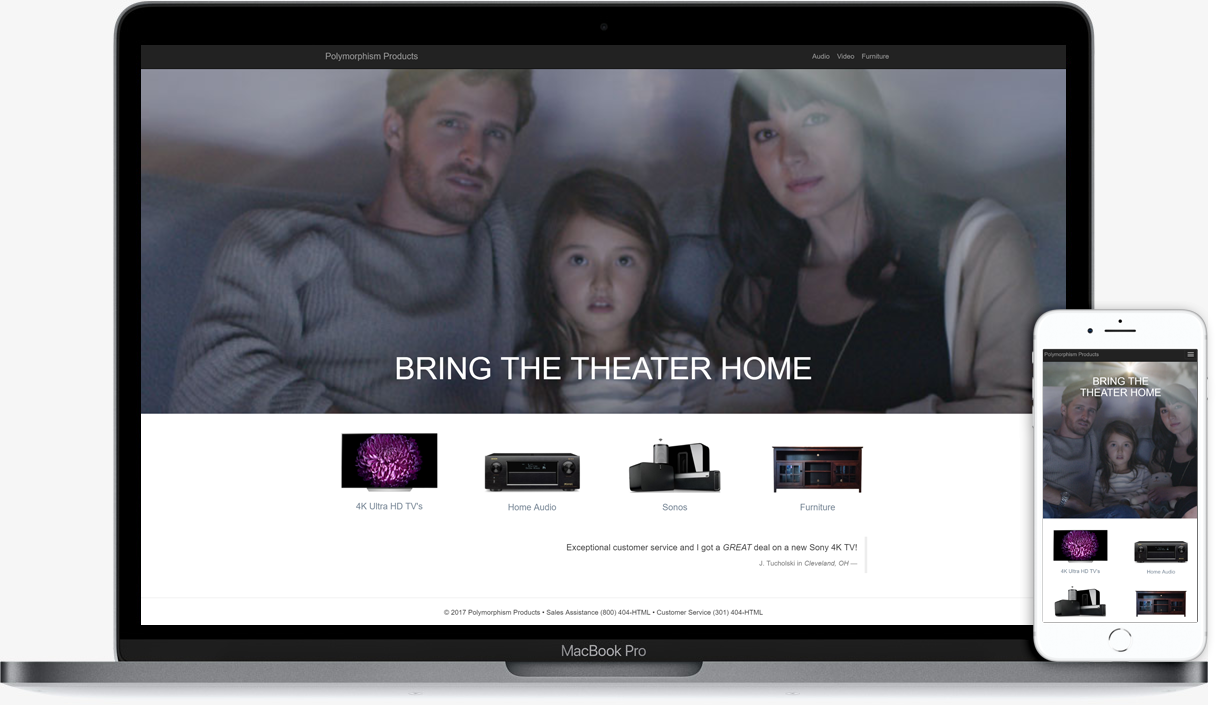
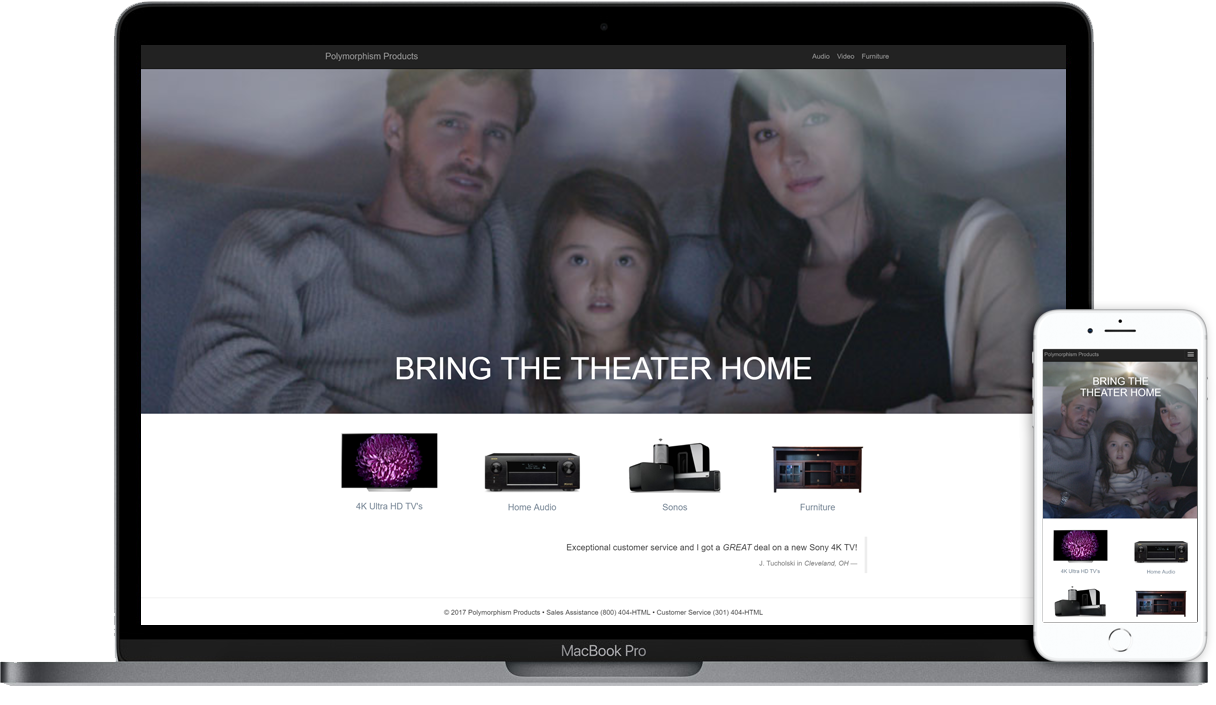
Layers edited between the first and the second 1216px x 705px image:
painted on "Layer 0" over [0, 0, 1208, 705]
